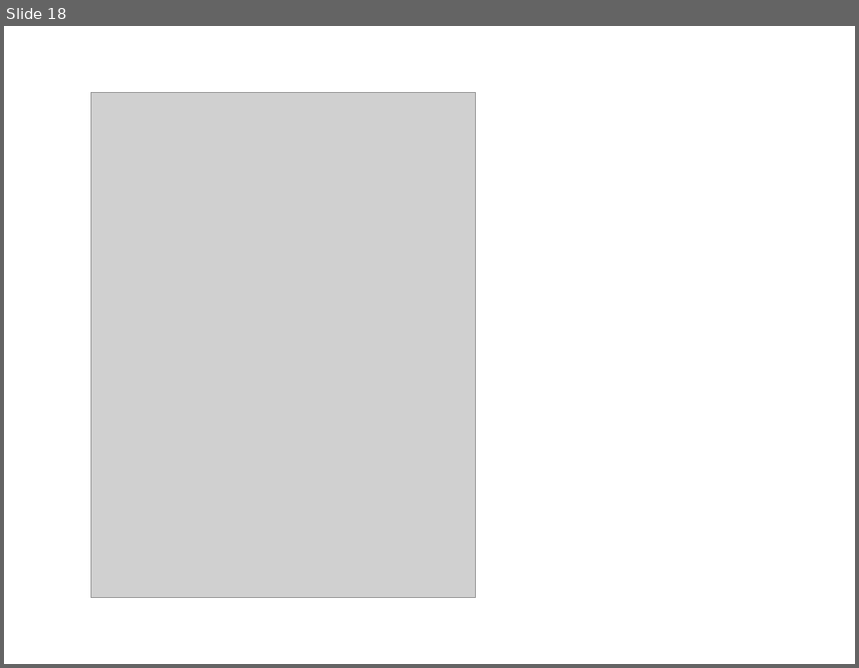
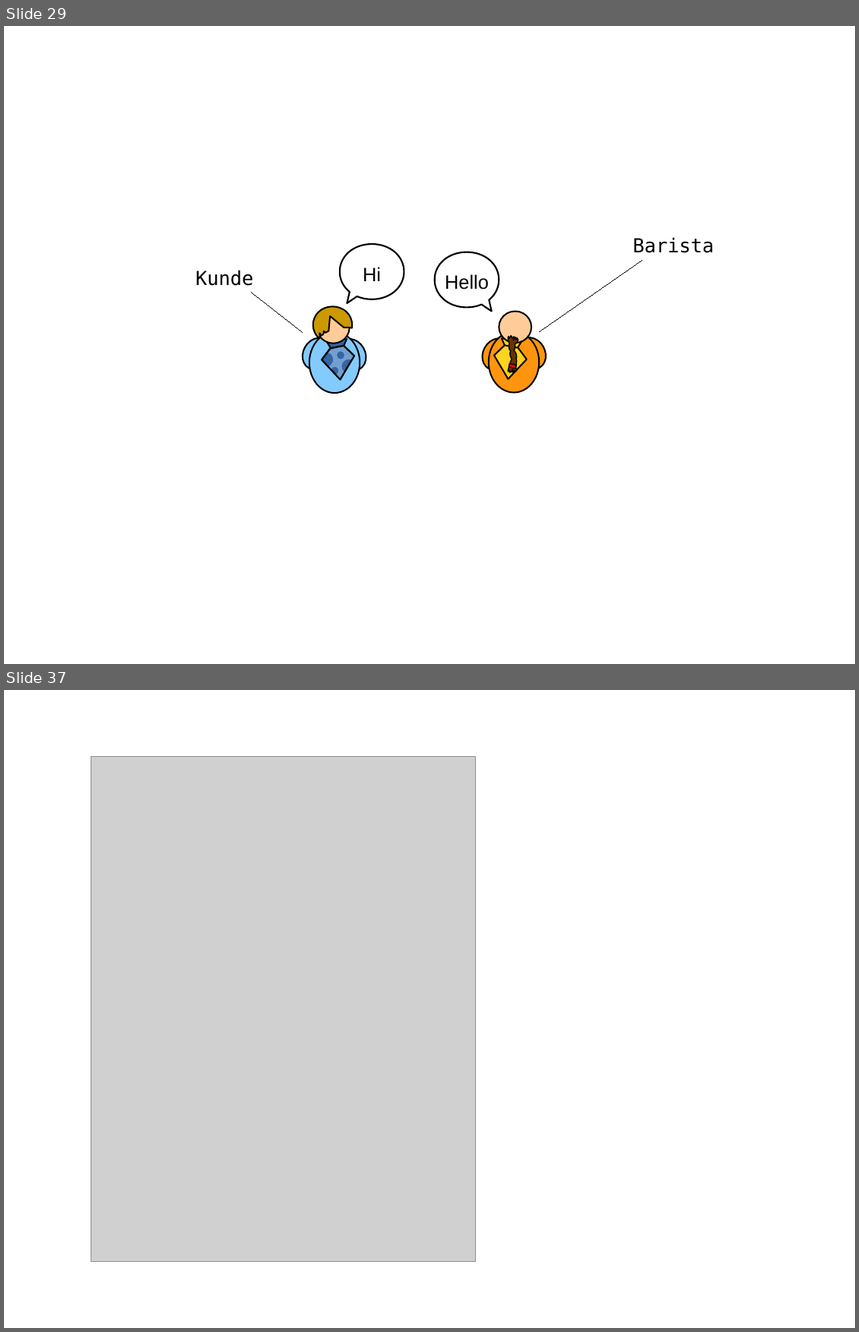
Before and after one commit to xdoo/schema_evolution_demo, a slide deck: Folien.odp. Shown one above the other, each under a label of ours: slide 18 before the commit, slides 29 and 37 after it; the slides between them are not shown. The pictures are 859x668 and 859x1332 pixels, drawn with LibreOffice and Linux fonts; fonts in the diff are those of the drawing; grey boxes stand for pictures. Boxes give left, top, right and bottom in pixels: in the first picture for what was removed or moved away, otherwise in the second. Text is boxed around its words. In the diff, an @@ line names an element or a change of style, - is before the commit and + after.

```diff
--- a/Folien.odp
+++ b/Folien.odp
@@ slide 29 added at bbox=[4, 26, 855, 664], background #FFFFFF @@
@@ freeform shape added at bbox=[340, 245, 404, 304], fill #FFFFFF, outline #000000 1.5 pt, 18 pt, text #000000 @@
+Hi
@@ freeform shape added at bbox=[435, 252, 499, 312], fill #FFFFFF, outline #000000 1.5 pt, 18 pt, text #000000 @@
+Hello
@@ text added at bbox=[633, 237, 715, 253], 18 pt, text #000000 @@
+Barista
@@ text added at bbox=[196, 270, 253, 286], 18 pt, text #000000 @@
+Kunde
@@ line added from (643, 260) to (539, 332), #000000 0 pt @@
@@ line added from (251, 293) to (303, 332), #000000 0 pt @@
@@ group added at bbox=[297, 307, 373, 394]: 6 freeform shapes, 4 ellipses @@
@@ group added at bbox=[477, 312, 552, 393]: 4 freeform shapes, 4 ellipses, 1 rectangle @@
@@ what was slide 18 is now slide 37 @@
```
Also in this commit, not shown: 8 slides changed, 20 other slides added, 2 slides removed, 1 other file.
